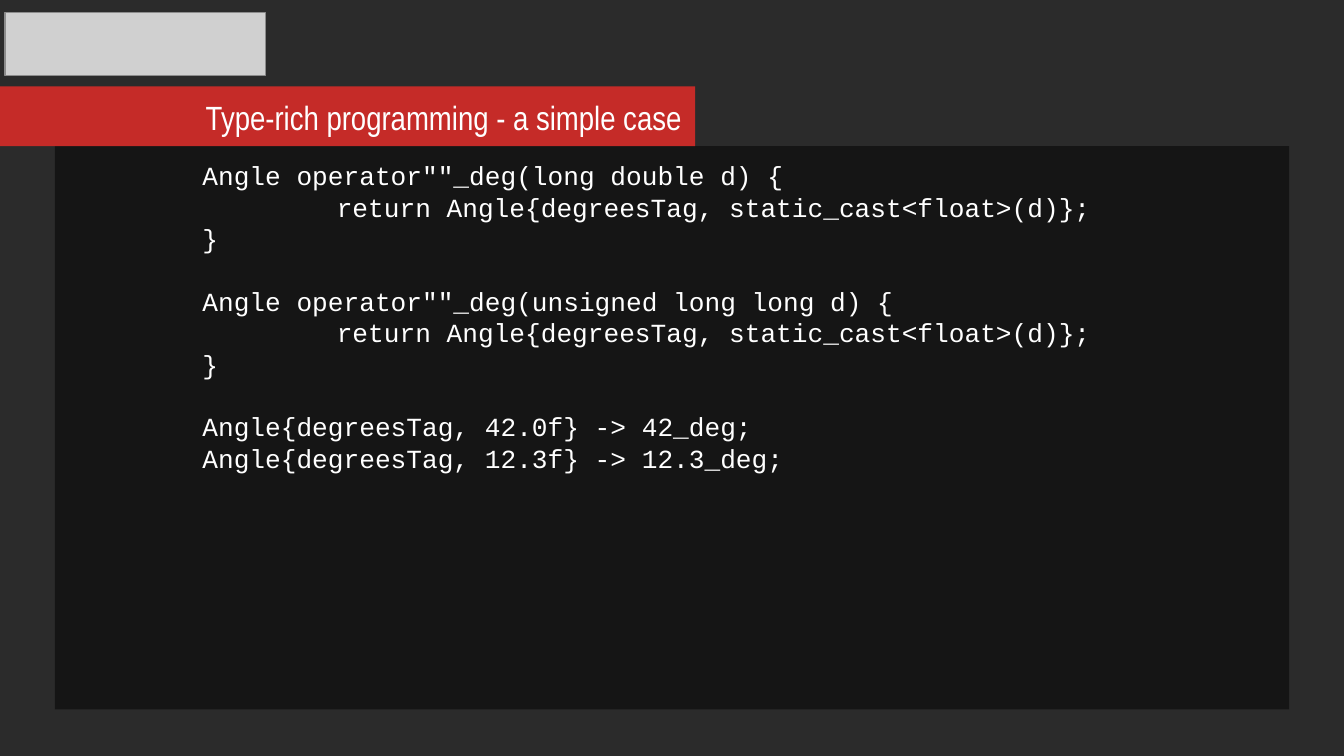
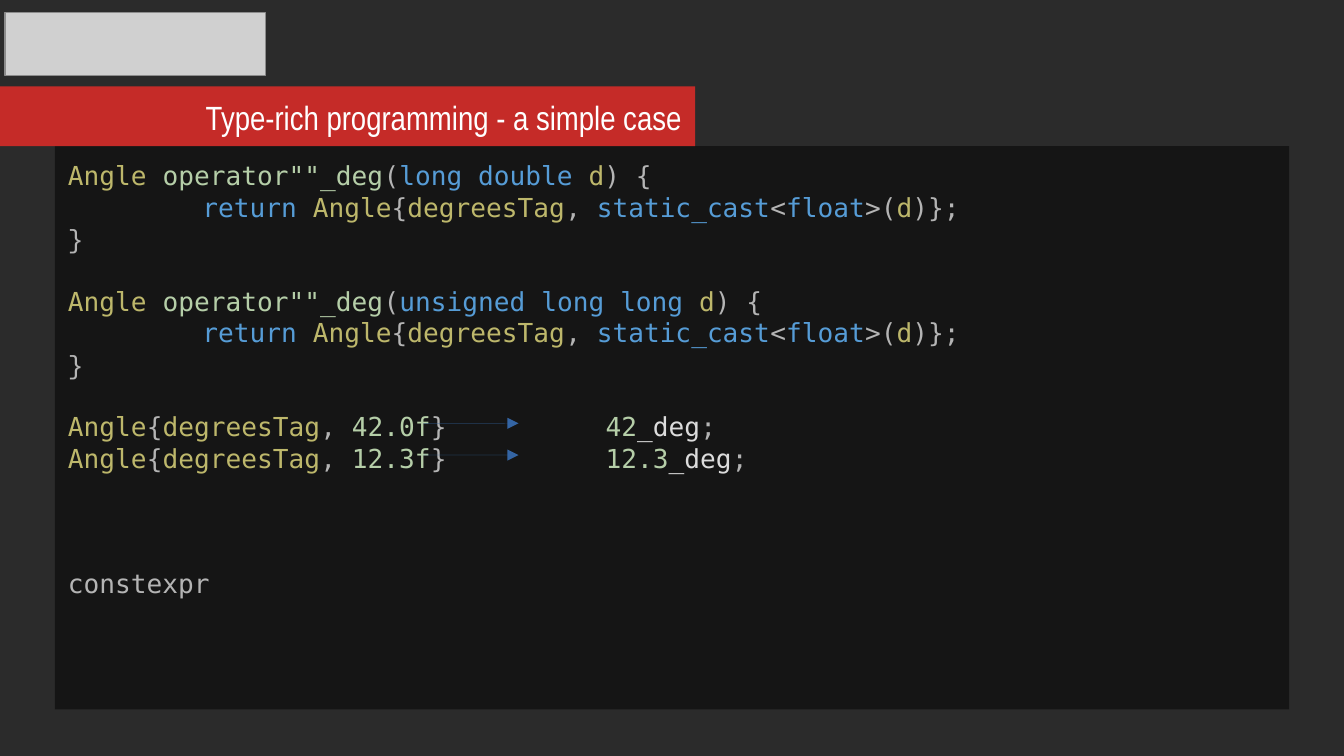
Before and after one commit to mikosz/type-safety, a slide deck: slide 11 of ask-not-what-you-can-do-for-the-compiler.odp (slide 14 before the commit). Drawn at 1344x756 pixels with LibreOffice and Linux fonts; fonts in the diff are those of the drawing; grey boxes stand for pictures; background and template pictures are left out; a plain dark background stands for a picture behind light text. Boxes give left, top, right and bottom in pixels: in the first picture for what was removed or moved away, otherwise in the second. Text is boxed around its words. In the diff, an @@ line names an element or a change of style, - is before the commit and + after.

Commit message:
Updated code listings for Angle

```diff
--- a/ask-not-what-you-can-do-for-the-compiler.odp
+++ b/ask-not-what-you-can-do-for-the-compiler.odp
@@ text in rectangle at (68, 165, 960, 347): font Courier New to DejaVu Sans Mono in "Angle operator""_deg(long double d) {", "return Angle{degreesTag, static_cast<float>(d)};", "Angle operator""_deg(unsigned long long d) {", "return Angle{degreesTag, static_cast<float>(d)};"; text colour #FFFFFF to #BDB76B in "Angle d)", "Angle{degreesTag, static_cast<float>(d)};", "Angle d)", "Angle{degreesTag, static_cast<float>(d)};"; text colour #FFFFFF to #B5CEA8 in "operator""_deg(long", "operator""_deg(unsigned"; text colour #FFFFFF to #B4B4B4 in "operator""_deg(long d) {", "Angle{degreesTag, static_cast<float>(d)};", "}", "operator""_deg(unsigned d) {" and 2 more places; text colour #FFFFFF to #569CD6 in "operator""_deg(long double", "return static_cast<float>(d)};", "operator""_deg(unsigned long long", "return static_cast<float>(d)};"; indent changed @@
@@ text in rectangle at (68, 416, 748, 473): text changed; font Courier New to DejaVu Sans Mono; text colour #FFFFFF to #BDB76B @@
-Angle{degreesTag, 42.0f} -> 42_deg;
-Angle{degreesTag, 12.3f} -> 12.3_deg;
+Angle{degreesTag, 42.0f} 42_deg;
+Angle{degreesTag, 12.3f} 12.3_deg;
+constexpr
@@ arrow added from (423, 423) to (519, 423), #3465A4 0 pt @@
@@ arrow added from (423, 456) to (519, 456), #3465A4 0 pt @@
```
Also in this commit, not shown: 4 other slides changed, 1 slide added, 5 slides removed.
